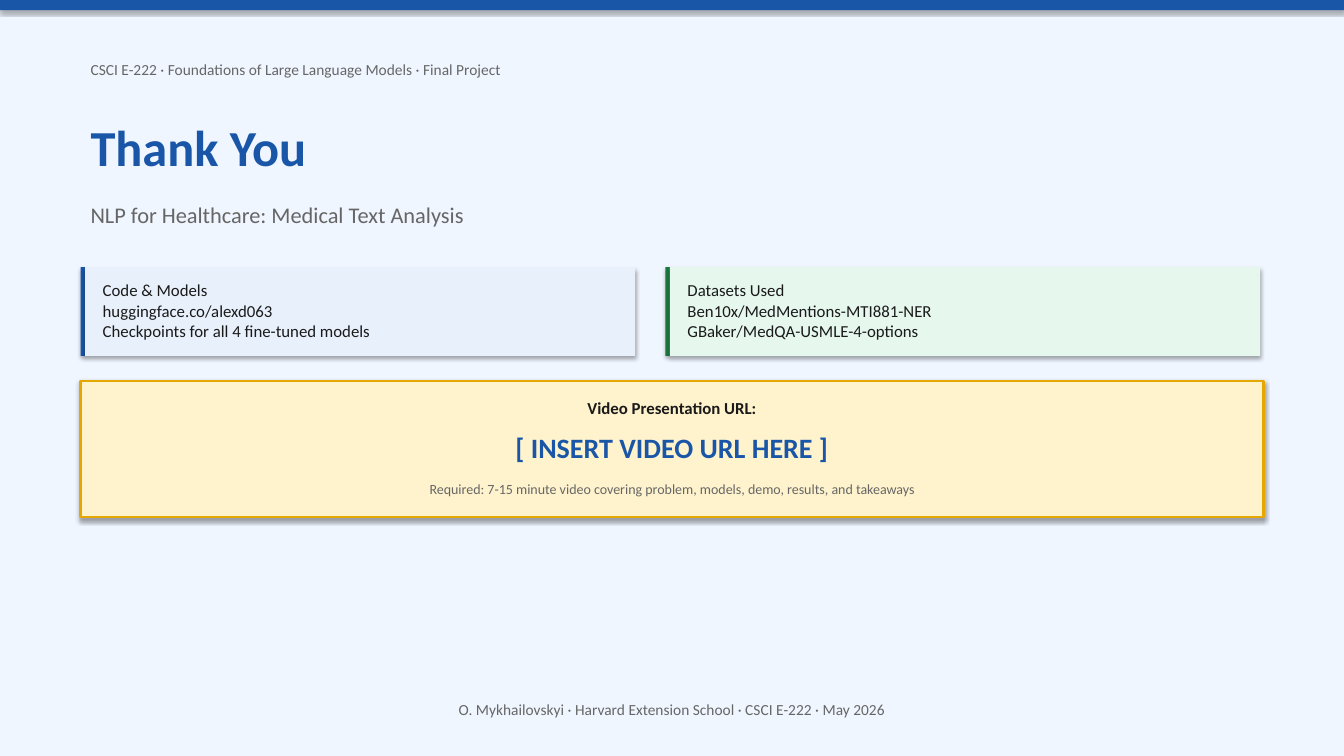
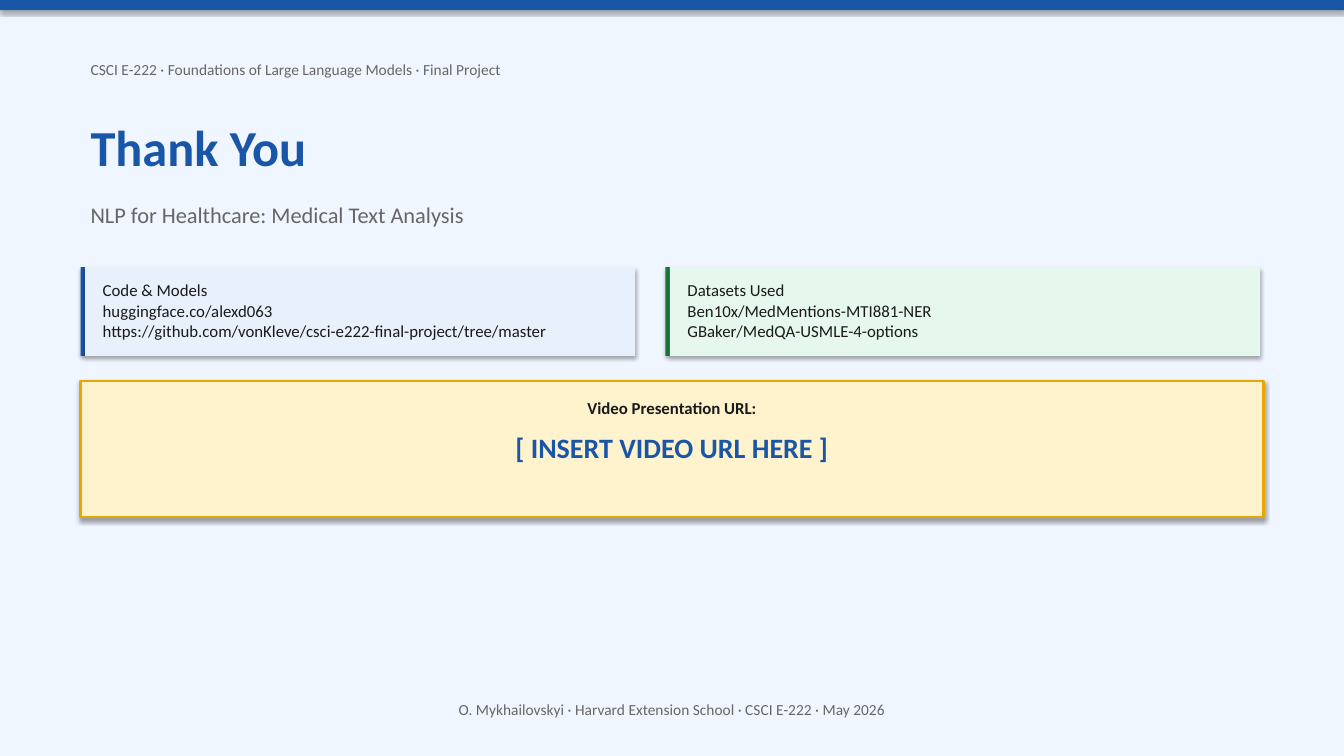
Before and after one commit to vonKleve/csci-e222-final-project, a slide deck: slide 17 of NLP_Healthcare_Mykhailovskyi.pptx (slide 18 before the commit). Drawn at 1344x756 pixels with LibreOffice and Linux fonts; fonts in the diff are those of the drawing. Boxes give left, top, right and bottom in pixels: in the first picture for what was removed or moved away, otherwise in the second. Text is boxed around its words. In the diff, an @@ line names an element or a change of style, - is before the commit and + after.

```diff
--- a/NLP_Healthcare_Mykhailovskyi.pptx
+++ b/NLP_Healthcare_Mykhailovskyi.pptx
@@ text at (103, 284, 546, 340): text changed @@
-Code & Models
-huggingface.co/alexd063
-Checkpoints for all 4 fine-tuned models
+Code & Models
+huggingface.co/alexd063
+https://github.com/vonKleve/csci-e222-final-project/tree/master
@@ text removed at (430, 484, 915, 497) @@
-Required: 7-15 minute video covering problem, models, demo, results, and takeaways
```
Also in this commit, not shown: 8 other slides changed, 1 slide removed, 1 other file.
